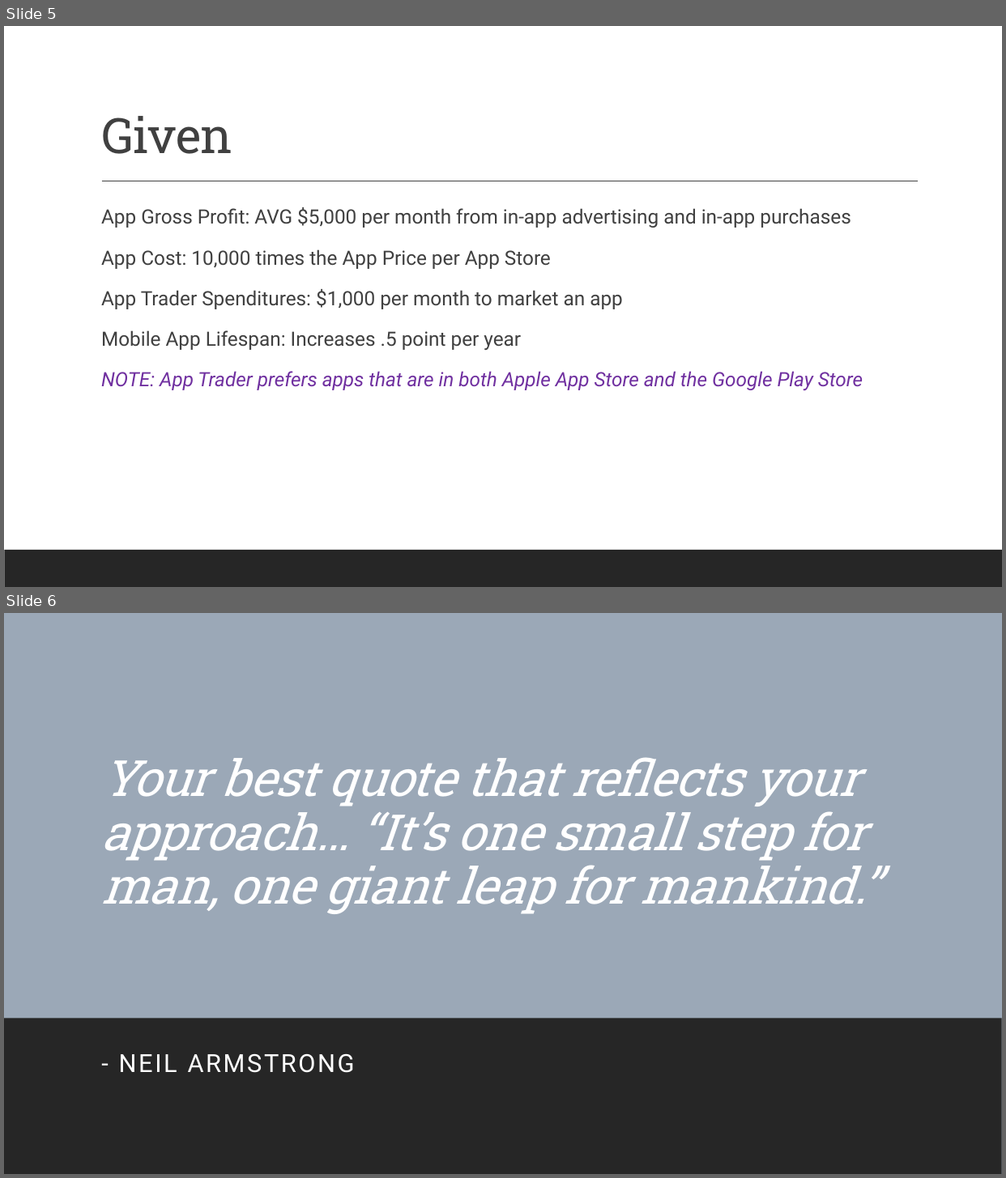
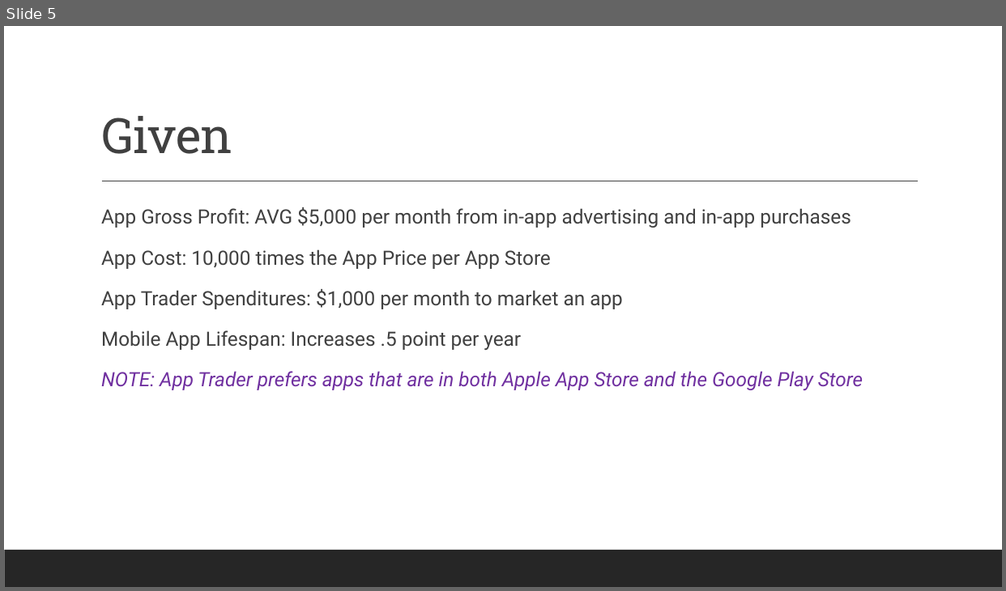
Before and after one commit to robertlanier/app-trader, a slide deck: presentation/app_trader_proposal.pptx. Shown one above the other, each under a label of ours: slides 5 and 6 before the commit, slide 5 after it. The pictures are 1006x1178 and 1006x591 pixels, drawn with LibreOffice and Linux fonts; fonts in the diff are those of the drawing. Boxes give left, top, right and bottom in pixels: in the first picture for what was removed or moved away, otherwise in the second. Text is boxed around its words. In the diff, an @@ line names an element or a change of style, - is before the commit and + after.

```diff
--- a/presentation/app_trader_proposal.pptx
+++ b/presentation/app_trader_proposal.pptx
@@ slide 6 removed at box(4, 613, 1002, 1174), background #FFFFFF; not listed: 1 template element that a slide beside it also shows @@
@@ rectangle removed at box(4, 613, 1002, 1174) @@
@@ title removed at box(101, 757, 880, 914) @@
-Your best quote that reflects your approach… “It’s one small step for man, one giant leap for mankind.”
@@ rectangle removed at box(4, 1019, 1002, 1174) @@
@@ subtitle removed at box(119, 1054, 355, 1073) @@
-- NEIL ARMSTRONG
```
Also in this commit, not shown: 3 slides changed, 3 slides added.
